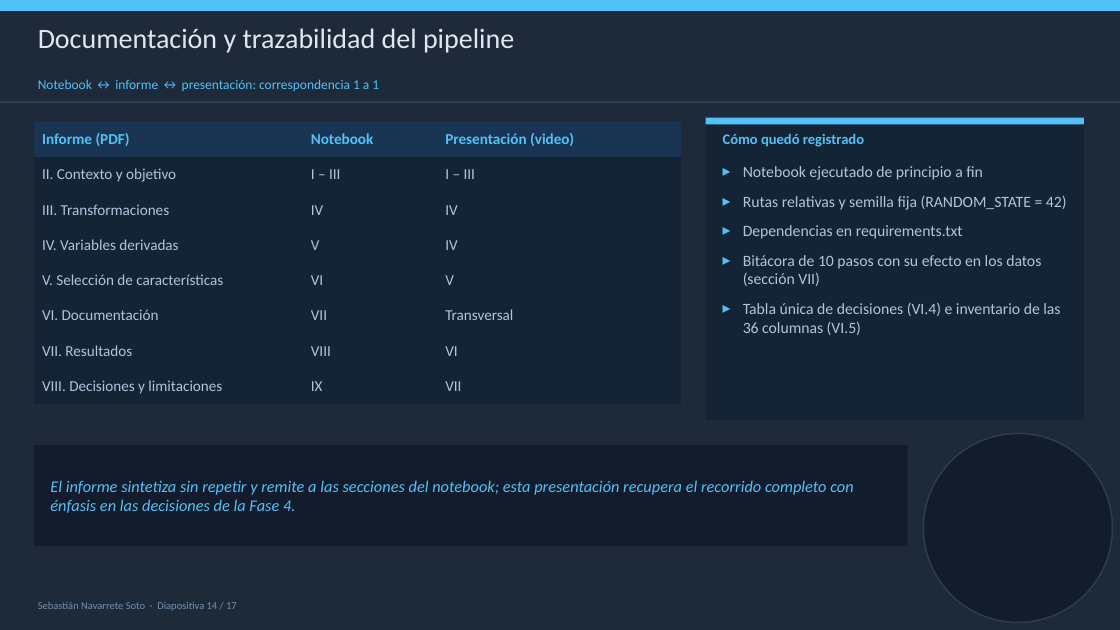
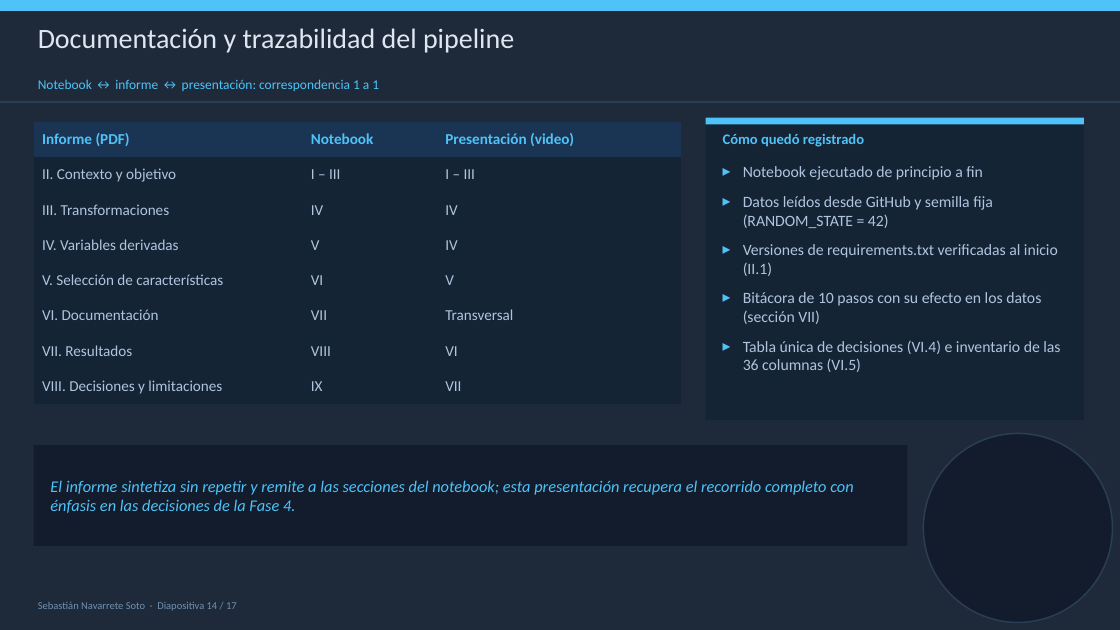
Before and after one commit to robertomoncada-blip/Magister_ciencia_datos, a slide deck: slide 14 of MCDI503/docs/mcdi503_f4_presentacion_grupo5.pptx. Drawn at 1120x630 pixels with LibreOffice and Linux fonts; fonts in the diff are those of the drawing. Boxes give left, top, right and bottom in pixels: in the first picture for what was removed or moved away, otherwise in the second. Text is boxed around its words. In the diff, an @@ line names an element or a change of style, - is before the commit and + after.

Commit message:
F4: alinea notebook, informe y presentación (carga desde GitHub, trazabilidad de cifras, bibliografía y precisiones de redacción)

```diff
--- a/MCDI503/docs/mcdi503_f4_presentacion_grupo5.pptx
+++ b/MCDI503/docs/mcdi503_f4_presentacion_grupo5.pptx
@@ text at <box>743,196,1058,276</box>: text changed @@
-▸ Rutas relativas y semilla fija (RANDOM_STATE = 42)
-▸ Dependencias en requirements.txt
+▸ Datos leídos desde GitHub y semilla fija (RANDOM_STATE = 42)
+▸ Versiones de requirements.txt verificadas al inicio (II.1)
```
Also in this commit, not shown: 6 other slides changed, 3 other files.
